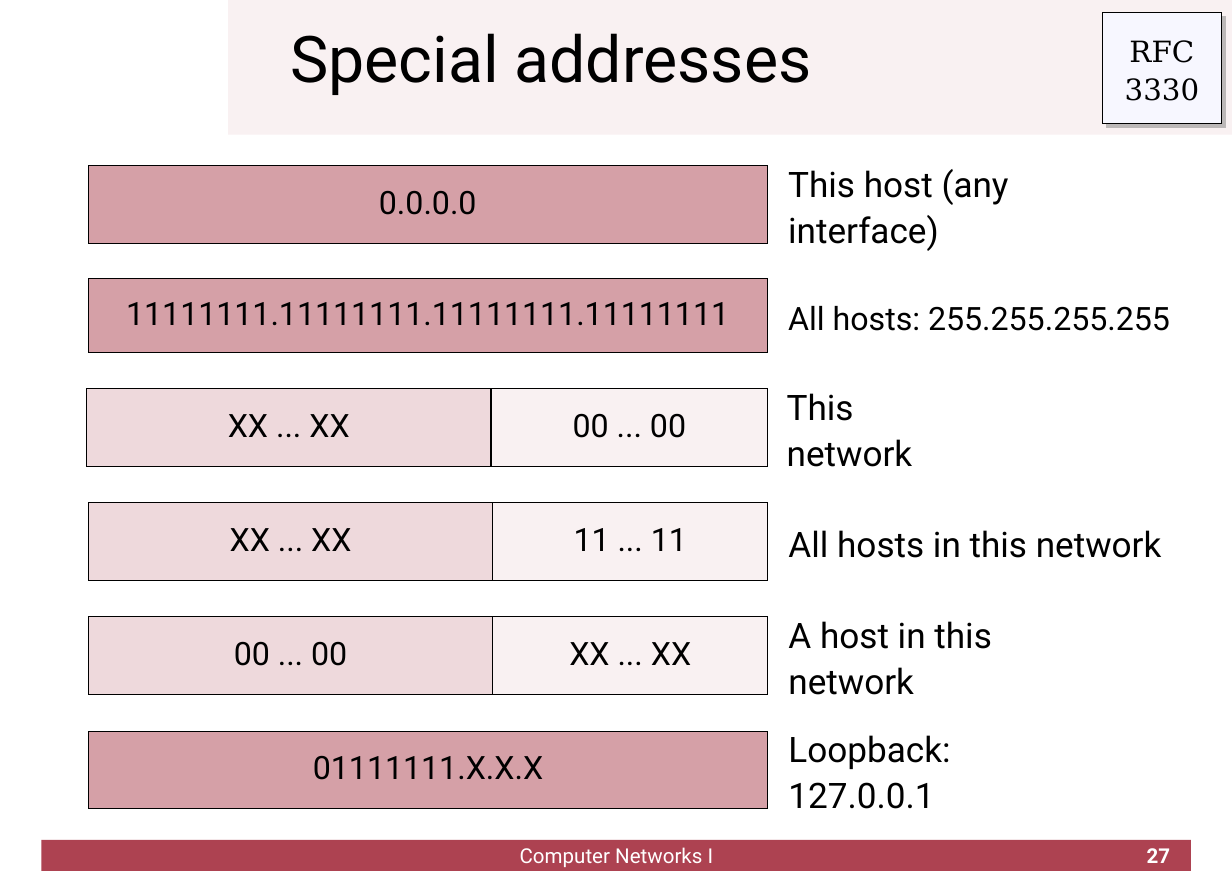
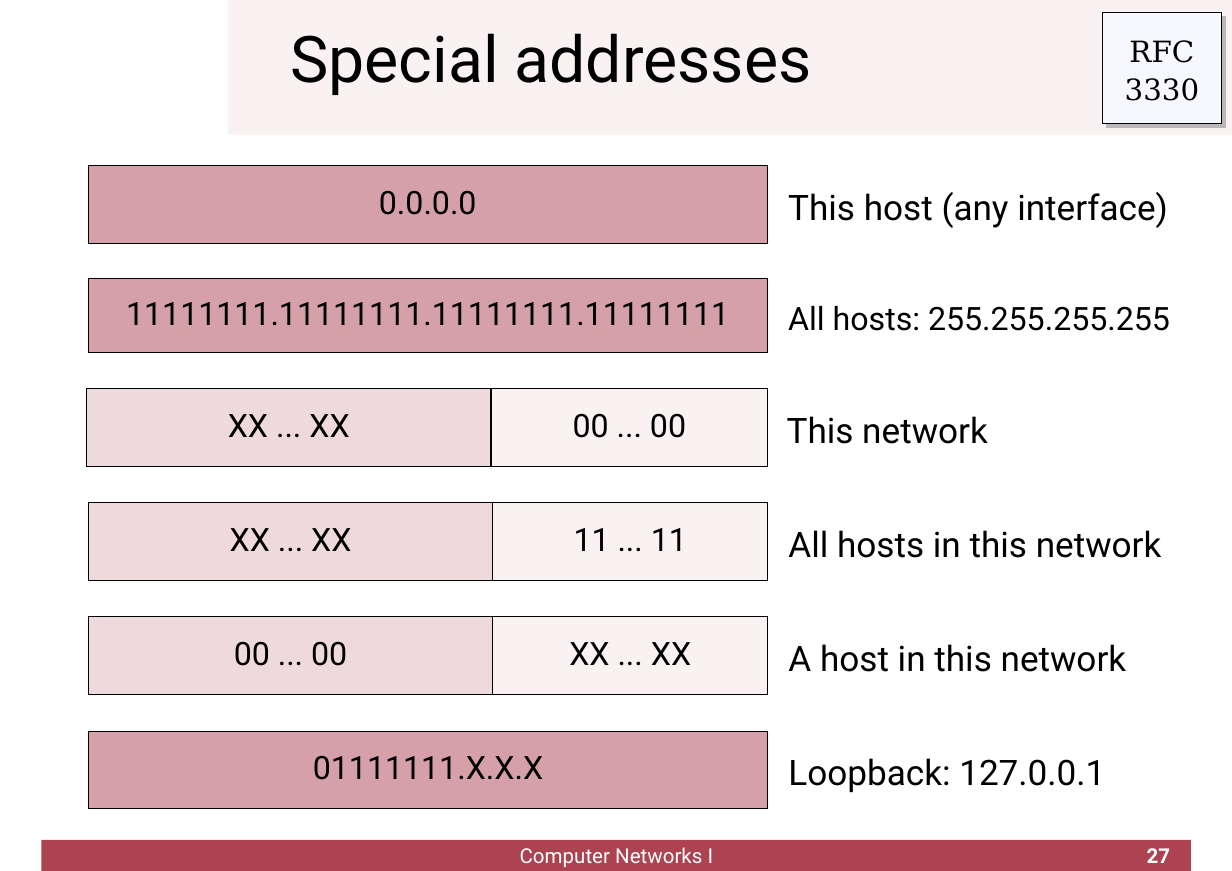
Before and after one commit to cletomartin/redes1, a slide deck: slide 27 of slides/network.odp. Drawn at 1232x871 pixels with LibreOffice and Linux fonts; fonts in the diff are those of the drawing; background and template pictures are left out. Boxes give left, top, right and bottom in pixels: in the first picture for what was removed or moved away, otherwise in the second. Text is boxed around its words. In the diff, an @@ line names an element or a change of style, - is before the commit and + after.

Commit message:
finished network chapter

```diff
--- a/slides/network.odp
+++ b/slides/network.odp
@@ text "This host (any interface)" rewrapped from [788,169,1009,251] to [788,192,1168,228] @@
@@ text "This network" rewrapped from [787,393,913,467] to [787,416,988,444] @@
@@ text "A host in this network" rewrapped from [788,621,992,695] to [788,644,1127,672] @@
@@ text "Loopback: 127.0.0.1" rewrapped from [788,735,950,809] to [788,758,1105,792] @@
```
Also in this commit, not shown: 20 other slides changed, 1 other file.
